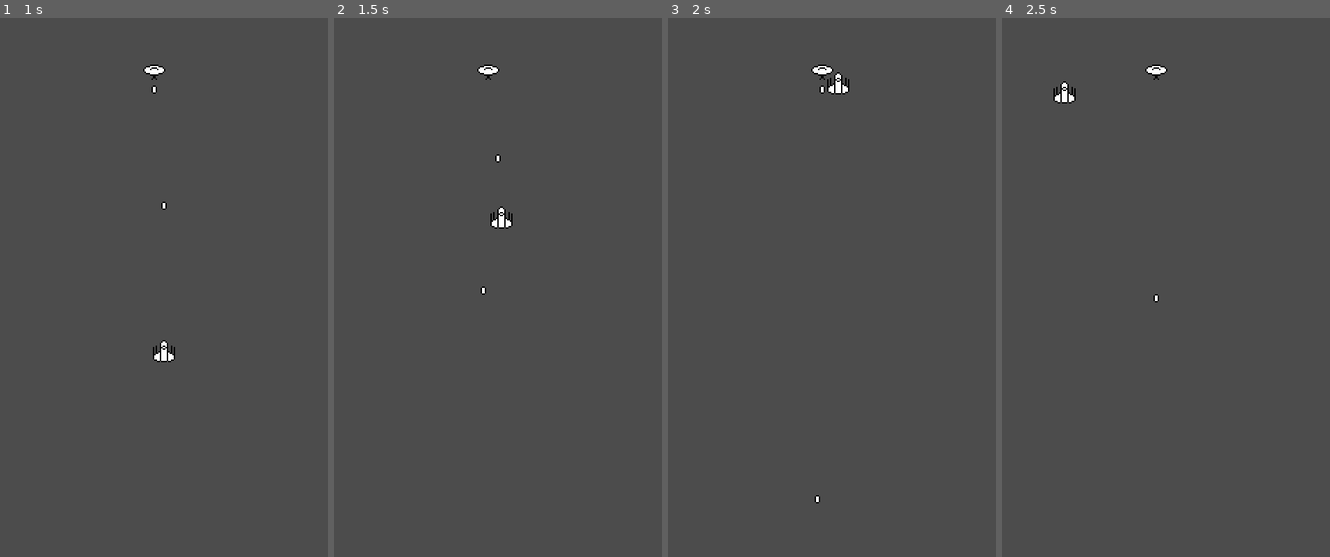
Above: before the commit, frames 1-4 (left to right).
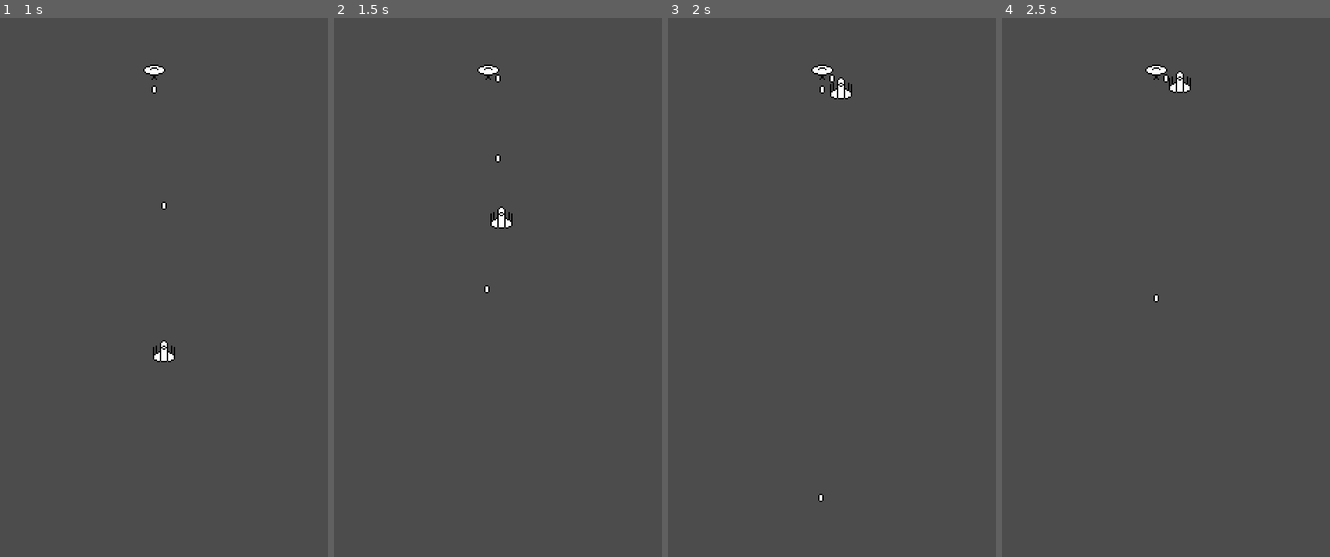
Above: after the commit, the same moments.

Repository: montinevra/mix_and_jam_2020
Game: Godot game, scene res://Scenes/Main.tscn
Same seed, same stepped clock (60 frames per second), same inputs: the game is played once before the commit and once after it.
Inputs:
- Up to frame 1 (1 s): tap Enter at 0.5 s; hold Up (player_move_up) from 0.53 s (still down); hold Ctrl (fire) from 0.53 s (still down)
- Up to frame 2 (1.5 s): keep holding Up (player_move_up); release Ctrl (fire) at 1.28 s; tap Ctrl (fire) at 1.35 s
- Up to frame 3 (2 s): keep holding Up (player_move_up)
- Up to frame 4 (2.5 s): release Up (player_move_up) at 2.03 s; hold Left (player_move_left) from 2.03 s (still down); hold Ctrl (fire) from 2.03 s (still down)

Frame 1 is identical in both runs. In frame 2, less than 0.1% of the frame differs, in the area x 44-51%, y 10-52%; in frame 3, 0.3%; in frame 4, 0.4%, in the area x 15-58%, y 9-16%.

Commit message:
bullets shouldn't collide with each other

Diff:
--- a/Scenes/Bullet.tscn
+++ b/Scenes/Bullet.tscn
@@ -8,6 +8,7 @@
 height = 2.0
 
 [node name="Bullet" type="KinematicBody2D"]
+collision_layer = 2
 script = ExtResource( 1 )
 
 [node name="Sprite" type="Sprite" parent="."]
--- a/Scenes/EnemyBullet.tscn
+++ b/Scenes/EnemyBullet.tscn
@@ -8,6 +8,7 @@
 height = 2.0
 
 [node name="EnemyBullet" type="KinematicBody2D"]
+collision_layer = 2
 script = ExtResource( 1 )
 
 [node name="Sprite" type="Sprite" parent="."]
--- a/Scripts/Bullet.gd
+++ b/Scripts/Bullet.gd
@@ -7,7 +7,7 @@
 var window_height = ProjectSettings.get_setting("display/window/size/height")
 
 
-func _physics_process(_delta):
-	move_and_slide(m_velocity)
+func _physics_process(delta):
+	move_and_collide(m_velocity * delta)
 	if position.y < -50 or position.y > window_height + 50:
 		queue_free()
